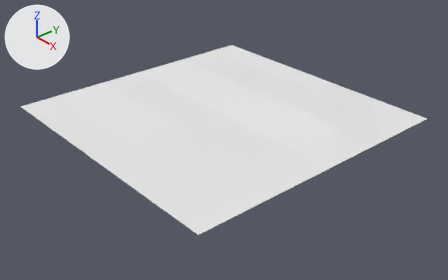
An edit to the Blender file jcrpg/tools/blender/structures/ground/ground_cave.blend, drawn before and after from the same camera.
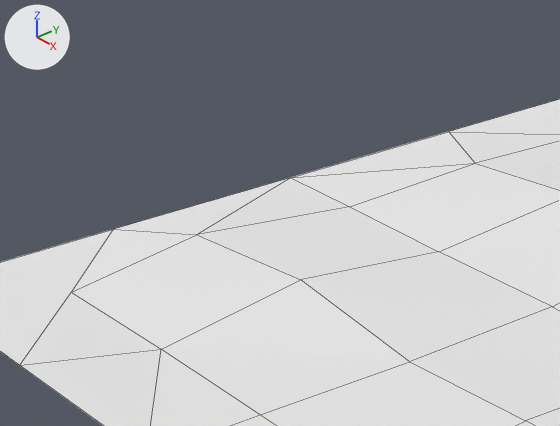
There are two pictures of each version: one whole from a 50 mm camera at (2.96, -2.54, 1.84) aimed at (0.12, -0.07, -0.14), one close up on the part from 11% to 50% of the width and 6% to 53% of the height. Lighting does not change. The marker at upper left points along +X, +Y and +Z. The close-ups show mesh edges as thin lines.
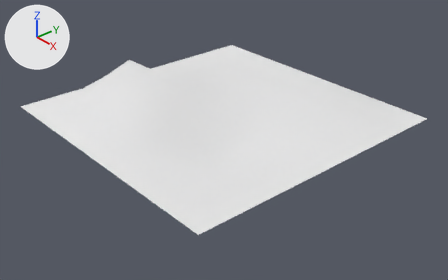
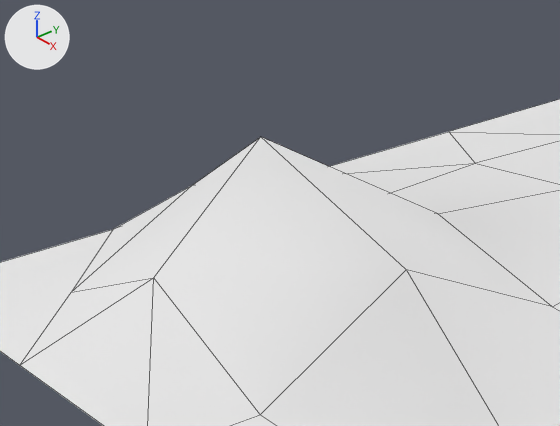
Where the newer file only moved an object's origin or applied its transform, the numbers keep the older frame.

Changed parts and their boxes [x1, y1, x2, y2] in the close-ups (560 x 426 px; the box of a moved part takes in the faces that stretch with it):
part 1 of me_cube, moved or reshaped
    before: [20, 161, 560, 426]
    after: [20, 137, 560, 426]
part 2 of me_cube, shading changed
    both: [0, 99, 560, 426]

The change, as a list of edits to the scene's bpy script:
```text
Change me_cube:
    where me_cube.from_pydata(...)  # 41 vertices, 44 faces; spans x -1.0..1.0, y -1.0..1.0, z 0.98..1.05
    used by ob_cube; location = (0.0, 0.0, -1.0)
    me_cube part 1
    me_cube.vertices[25].co: (-0.38, -0.01, 1.01) -> (-0.38, -0.01, 1.1)  # pixel (438, 251) -> pixel (437, 213)
    me_cube.vertices[28].co: (0.02, -0.4, 1.01) -> (0.02, -0.4, 1.21)  # pixel (409, 361) -> pixel (406, 269)
    me_cube.vertices[31].co: (0.38, 0.74, 1.03) -> (0.38, 0.74, 1.09)
    me_cube.vertices[33].co: (-0.78, -0.4, 1.03) -> (-0.78, -0.4, 1.15)  # pixel (196, 234) -> pixel (192, 185)
    me_cube.vertices[34].co: (-0.4, -0.73, 0.98) -> (-0.4, -0.73, 1.15)  # pixel (161, 349) -> pixel (153, 277)
    me_cube.vertices[37].co: (-0.36, 0.37, 1.05) -> (-0.36, 0.37, 1.07)
    me_cube.vertices[38].co: (0.35, 0.39, 1.05) -> (0.35, 0.39, 1.16)
    me_cube.vertices[39].co: (-0.41, -0.37, 1.03) -> (-0.53, -0.37, 1.33)  # pixel (300, 279) -> pixel (260, 136)
    me_cube.vertices[40].co: (0.37, -0.39, 1.01) -> (0.37, -0.39, 0.89)  # pixel (525, 420) -> not seen
    me_cube part 2: all faces are now shaded smooth (44 of 44 changed)
```
